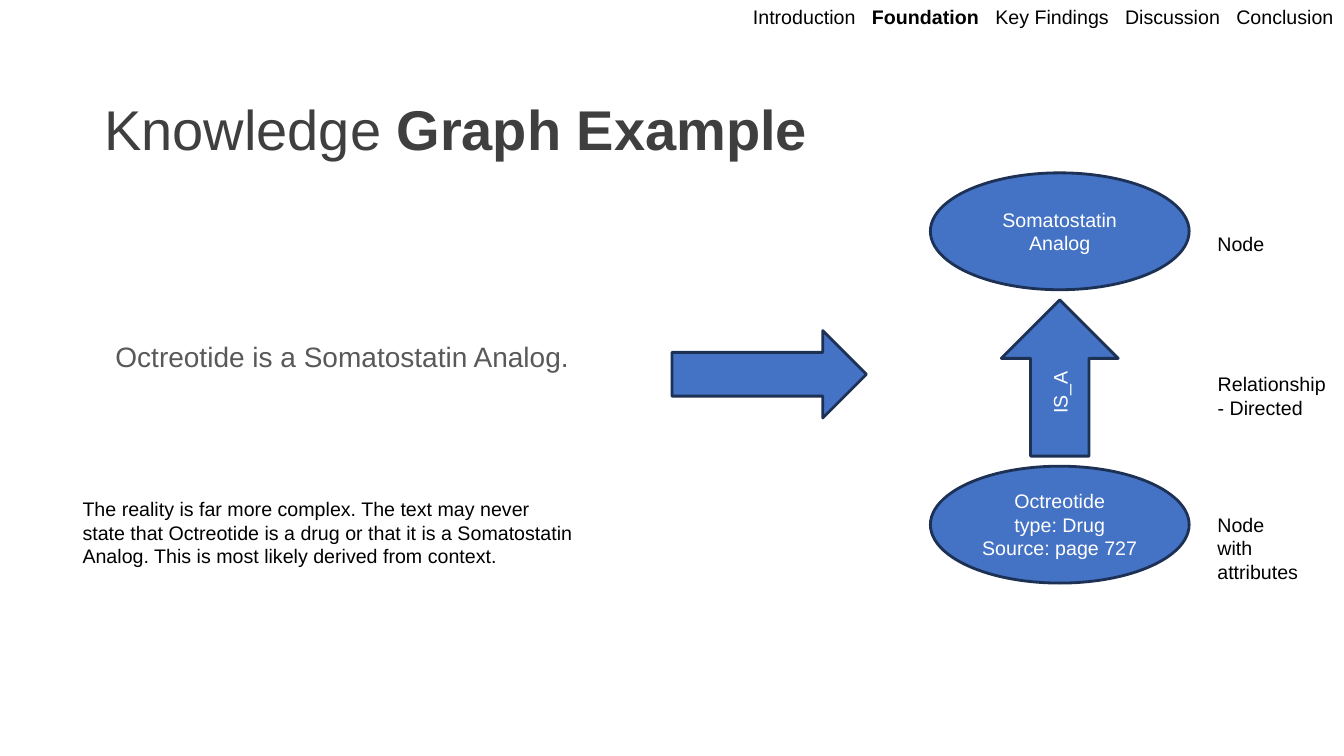
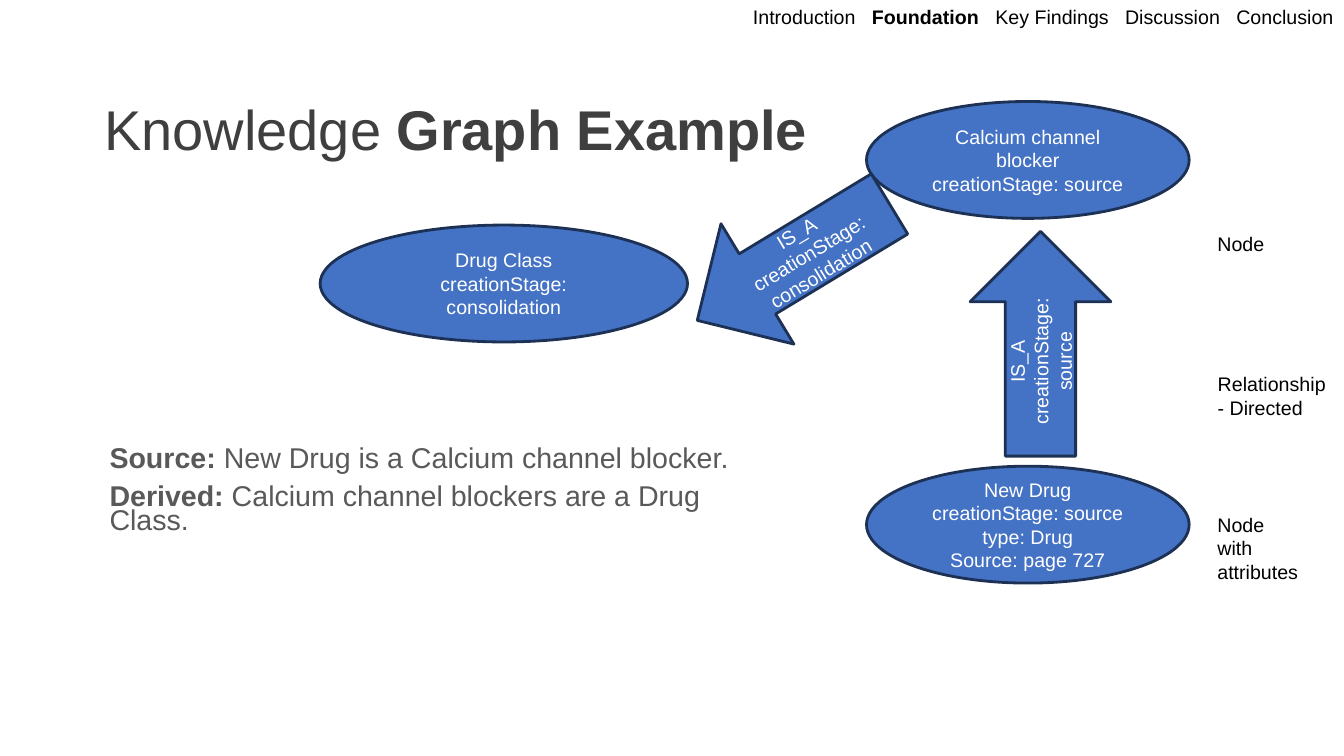
Before and after one commit to OwlSaver/GWU, a slide deck: slide 11 of Praxis/Defense/Wacey Praxis Defense.pptx (slide 10 before the commit). Drawn at 1344x756 pixels with LibreOffice and Linux fonts; fonts in the diff are those of the drawing; background and template pictures are left out. Boxes give left, top, right and bottom in pixels: in the first picture for what was removed or moved away, otherwise in the second. Text is boxed around its words. In the diff, an @@ line names an element or a change of style, - is before the commit and + after.

```diff
--- a/Praxis/Defense/Wacey Praxis Defense.pptx
+++ b/Praxis/Defense/Wacey Praxis Defense.pptx
@@ ellipse "Calcium channel blocker": place and size @@
-ellipse "Calcium channel blocker" at [931,172,1190,289]
+ellipse "Calcium channel blocker" at [867,102,1190,219]
@@ down arrow added at [661,144,926,381], fill #4472C4, outline #1E3256 2 pt, 14 pt, text #FFFFFF @@
+IS_A
+creationStage: consolidation
@@ text in ellipse at [932,129,1123,195]: text changed @@
-Somatostatin Analog
+Calcium channel blocker
+creationStage: source
@@ ellipse added at [321,225,688,342], fill #4472C4, outline #1E3256 2 pt, 14 pt, text #FFFFFF @@
+Drug Class
+creationStage: consolidation
@@ down arrow "IS_A creationStage: source": place and size @@
-down arrow "IS_A creationStage: source" at [1001,300,1118,457]
+down arrow "IS_A creationStage: source" at [970,231,1111,456]
@@ text in down arrow at [1007,310,1076,421]: text changed @@
-IS_A
+IS_A
+creationStage: source
@@ right arrow removed at [673,331,867,418] @@
@@ text at [110,447,728,531]: text changed; size 20 to 20.4 pt @@
-Octreotide is a Somatostatin Analog.
+Source: New Drug is a Calcium channel blocker.
+Derived: Calcium channel blockers are a Drug Class.
@@ ellipse "New Drug": place and size @@
-ellipse "New Drug" at [931,467,1190,584]
+ellipse "New Drug" at [867,467,1190,584]
@@ text removed at [83,501,572,567] @@
-The reality is far more complex. The text may never state that Octreotide is a drug or that it is a Somatostatin Analog. This is most likely derived from context.
@@ text in ellipse at [932,483,1123,548]: text changed @@
-Octreotide
-type: Drug
+New Drug
+creationStage: source
+type: Drug
```
Also in this commit, not shown: 16 other slides changed, 9 slides added, 2 other files.
